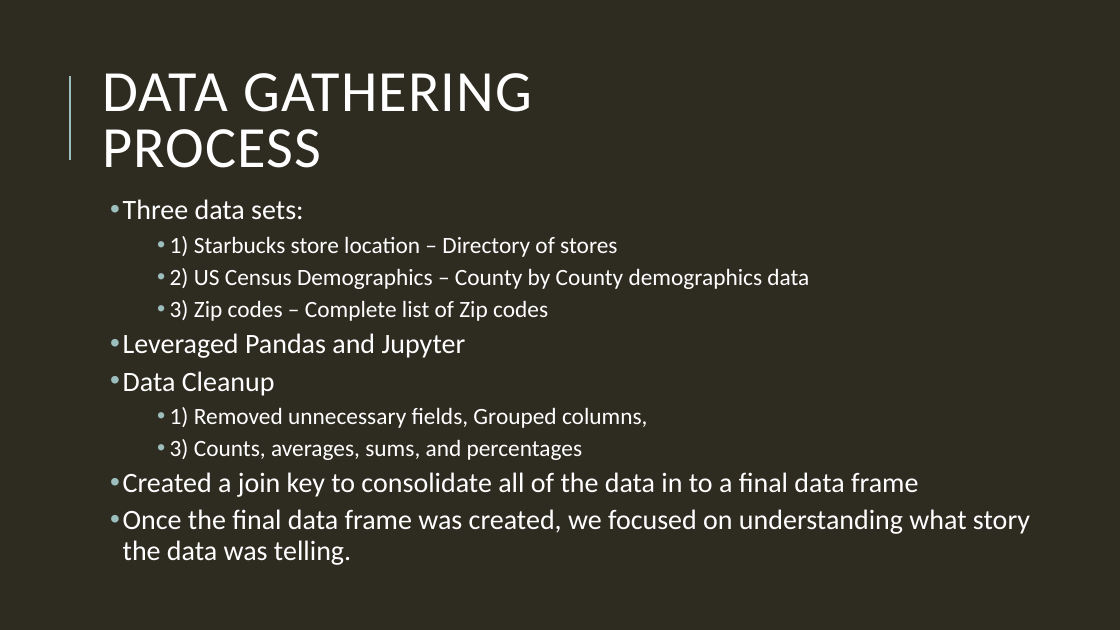
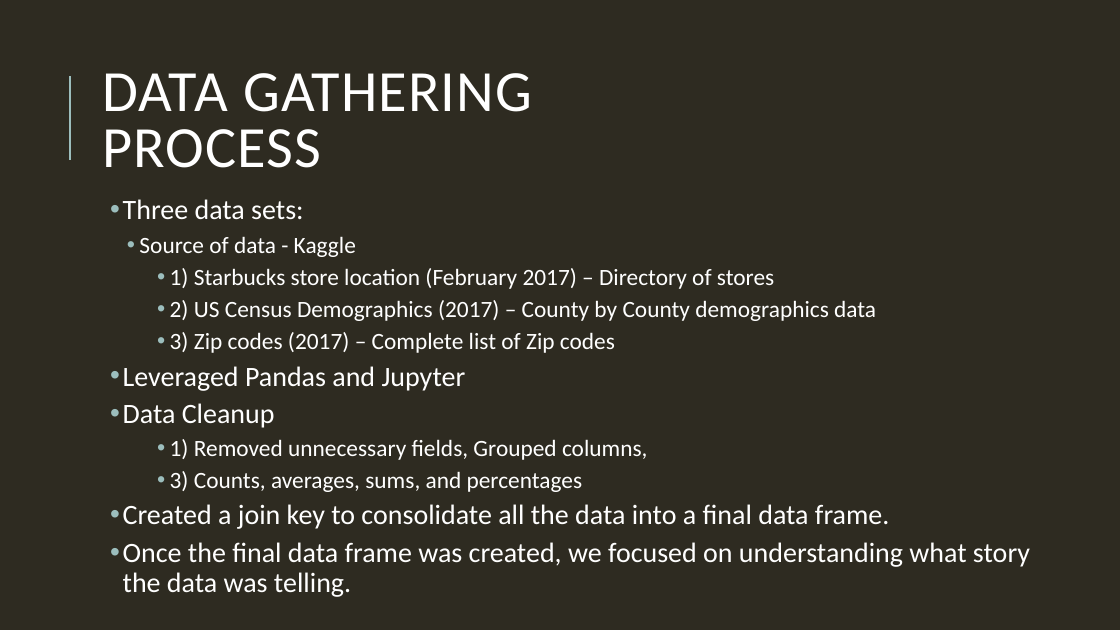
Before and after one commit to sk1990/Project_1_starbucks, a slide deck: slide 4 of Deeper dive and analysis of Starbucks locations.pptx. Drawn at 1120x630 pixels with LibreOffice and Linux fonts; fonts in the diff are those of the drawing. Boxes give left, top, right and bottom in pixels: in the first picture for what was removed or moved away, otherwise in the second. Text is boxed around its words. In the diff, an @@ line names an element or a change of style, - is before the commit and + after.

Commit message:
presentation updates

```diff
--- a/Deeper dive and analysis of Starbucks locations.pptx
+++ b/Deeper dive and analysis of Starbucks locations.pptx
@@ text at (139,236,876,353): text changed @@
-        • 1) Starbucks store location – Directory of stores
-        • 2) US Census Demographics – County by County demographics data
-        • 3) Zip codes – Complete list of Zip codes
+    • Source of data - Kaggle
+        • 1) Starbucks store location (February 2017) – Directory of stores
+        • 2) US Census Demographics (2017) – County by County demographics data
+        • 3) Zip codes (2017) – Complete list of Zip codes
@@ text at (123,504,889,529): text changed @@
-  • Created a join key to consolidate all of the data in to a final data frame
+  • Created a join key to consolidate all the data into a final data frame.
```
Also in this commit, not shown: 6 other slides changed, 1 slide added, 4 slides removed.
